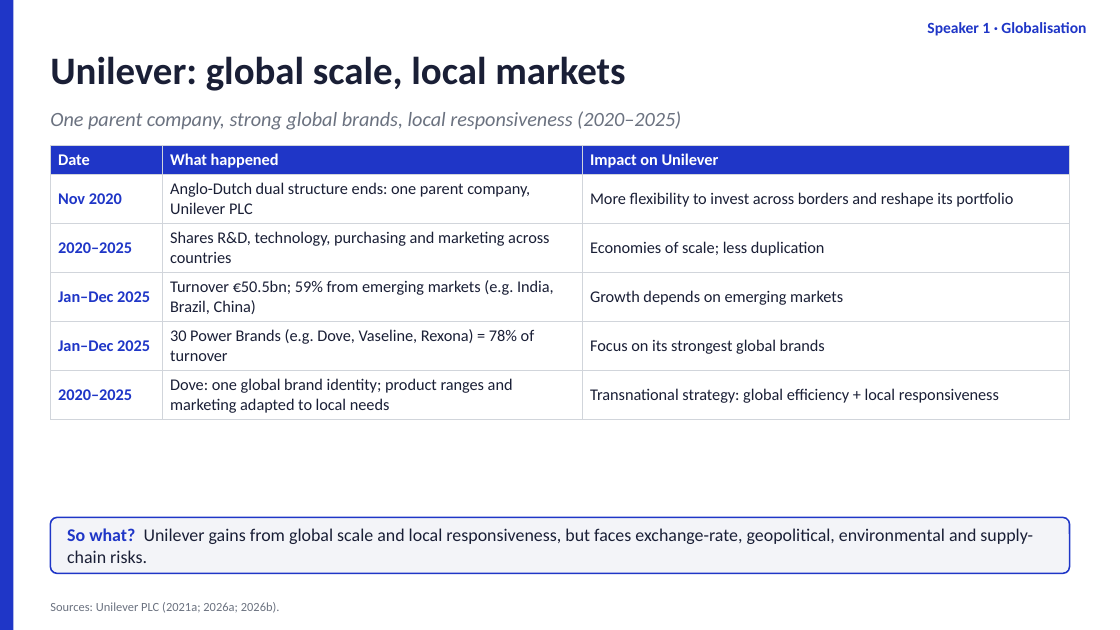
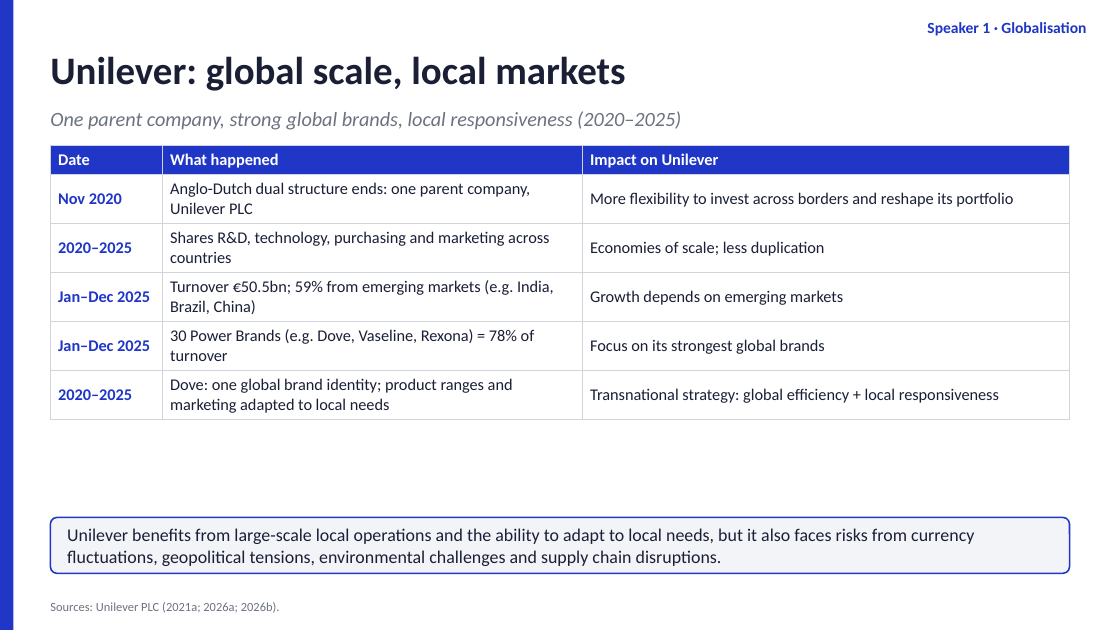
Before and after one commit to dollar3651314/mymba, a slide deck: slide 5 of content/busi1763/files/Unilever_Group_EN.pptx. Drawn at 1120x630 pixels with LibreOffice and Linux fonts; fonts in the diff are those of the drawing. Boxes give left, top, right and bottom in pixels: in the first picture for what was removed or moved away, otherwise in the second. Text is boxed around its words. In the diff, an @@ line names an element or a change of style, - is before the commit and + after.

```diff
--- a/content/busi1763/files/Unilever_Group_EN.pptx
+++ b/content/busi1763/files/Unilever_Group_EN.pptx
@@ text at [67, 528, 974, 566]: text changed @@
-So what? Unilever gains from global scale and local responsiveness, but faces exchange-rate, geopolitical, environmental and supply-chain risks.
+Unilever benefits from large-scale local operations and the ability to adapt to local needs, but it also faces risks from currency fluctuations, geopolitical tensions, environmental challenges and supply chain disruptions.
```
Also in this commit, not shown: 7 other slides changed, 2 other files.
